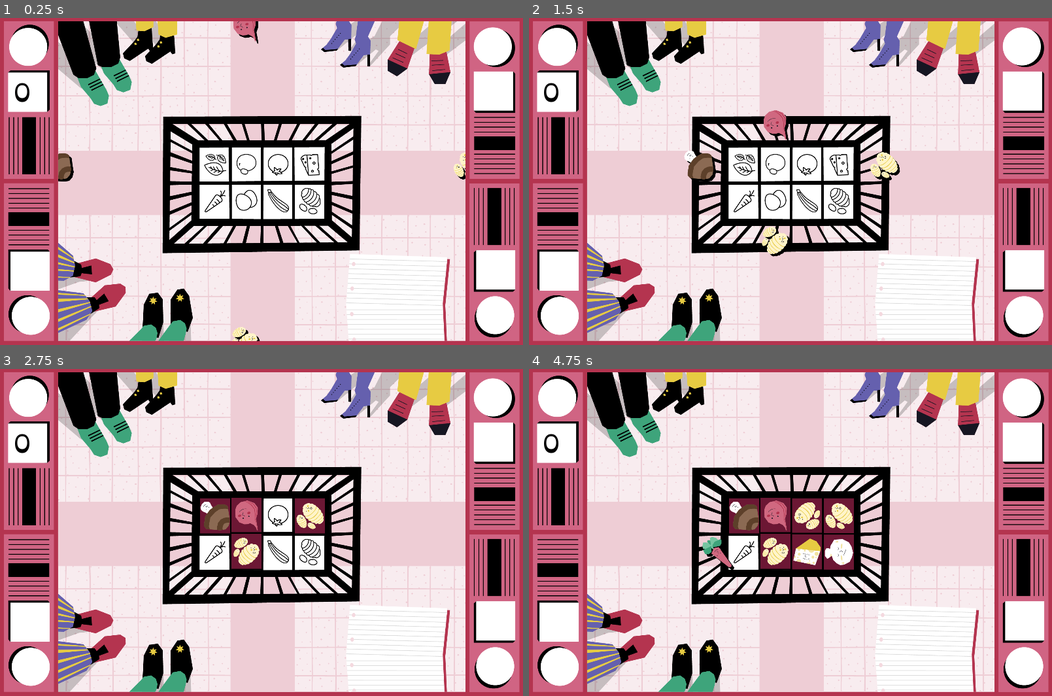
Above: before the commit, frames 1-4 (two rows, left to right).
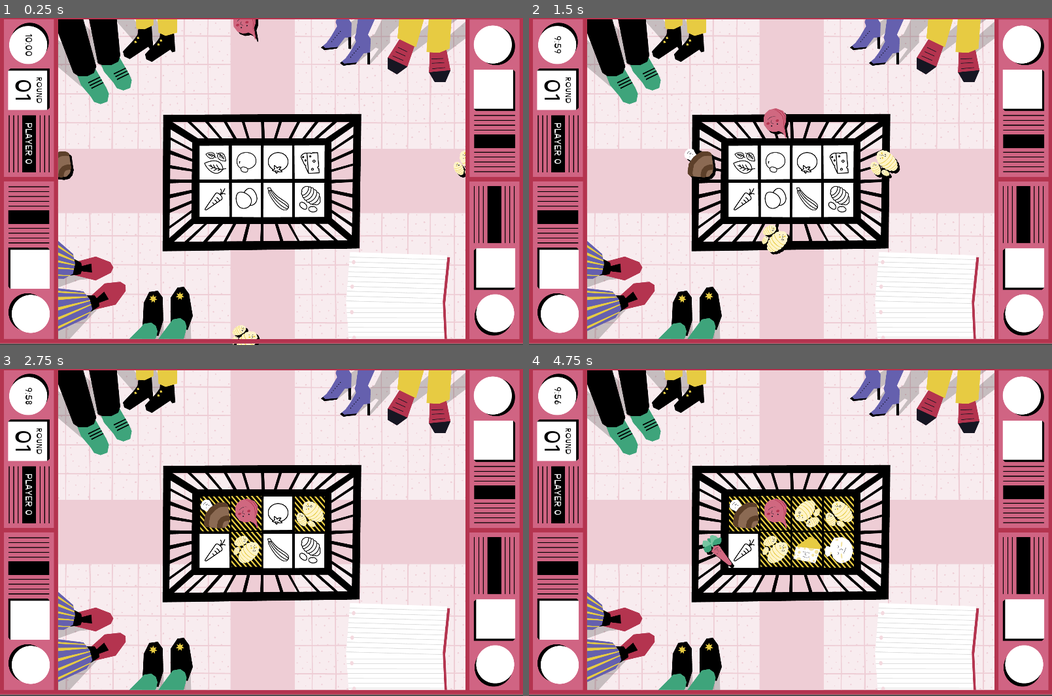
Above: after the commit, the same moments.

Repository: nuco-san/rotary_game
Game: Godot game, scene res://Scenes/Minigioco_1.tscn
Same seed, same stepped clock (60 frames per second), same inputs: the game is played once before the commit and once after it.
Inputs:
- Up to frame 1 (0.25 s): no input
- Up to frame 2 (1.5 s): no input
- Up to frame 3 (2.75 s): no input
- Up to frame 4 (4.75 s): no input

The runs differ from the first frame. In frame 1, 16% of the frame differs, in the area x 0-100%, y 0-100%; in frame 2, 16%; in frame 3, 16%; in frame 4, 17%.

Commit message:
aggiunto macro funzionalità di round e timer

Diff:
--- a/Global.gd
+++ b/Global.gd
@@ -1,4 +1,33 @@
-extends Node
+extends Node2D
 
 
+var time_left := 600
+var current_minigame := 0
+var current_round := 1
+
 signal track_filled
+signal timer_updated
+signal round_updated
+
+
+func _ready():
+	next_minigame()
+
+
+func next_minigame():
+	current_round = 1
+	current_minigame += 1
+	$LevelTimer.start()
+
+
+func increase_round():
+	get_tree().change_scene("res://Scenes/Minigioco_1.tscn")
+	current_round += 1
+	emit_signal("round_updated", current_round)
+
+
+func _on_LevelTimer_timeout():
+	time_left -= 1
+	emit_signal("timer_updated", time_left)
+	if time_left <= 0:
+		next_minigame()
--- a/Scenes/FoodTrack.gd
+++ b/Scenes/FoodTrack.gd
@@ -48,11 +48,13 @@
 func _on_destination_area_entered(area):
 	if acceptable_id == area.food_id:
 		if not is_filled_correctly:
-			$FinishingPoint/FoodBackground.texture = load("res://04_Sprite_EXPORT_ROTARY/Slot_corretto.png")
+			$FinishingPoint/FoodBackgroundCorrect.show()
+			$FinishingPoint/FoodBackgroundWrong.hide()
 			is_filled_correctly = true
 			Global.emit_signal("track_filled", true)
 	else:
-		$FinishingPoint/FoodBackground.texture = load("res://04_Sprite_EXPORT_ROTARY/Slot_sbagliato.png")
+		$FinishingPoint/FoodBackgroundCorrect.hide()
+		$FinishingPoint/FoodBackgroundWrong.show()
 		if is_filled_correctly:
 			is_filled_correctly = false
 			Global.emit_signal("track_filled", false)
@@ -77,7 +79,8 @@
 		yield($TransparencyAnimation, "animation_finished")
 		$FinishingPoint/ArrivedFoodSprite.modulate = Color.white
 		$FinishingPoint/ArrivedFoodSprite.texture = null
-		$FinishingPoint/FoodBackground.texture = null
+		$FinishingPoint/FoodBackgroundCorrect.hide()
+		$FinishingPoint/FoodBackgroundWrong.hide()
 	$ClearButtonTimer.start()
 
 
--- a/Scenes/FoodTrack.tscn
+++ b/Scenes/FoodTrack.tscn
@@ -1,11 +1,23 @@
-[gd_scene load_steps=10 format=2]
+[gd_scene load_steps=15 format=2]
 
 [ext_resource path="res://Scenes/FoodTrack.gd" type="Script" id=1]
 [ext_resource path="res://Scenes/MovingFood.tscn" type="PackedScene" id=2]
 [ext_resource path="res://all_foods.tres" type="Resource" id=3]
+[ext_resource path="res://04_Sprite_EXPORT_ROTARY/Slot_sbagliato_1.png" type="Texture" id=4]
+[ext_resource path="res://04_Sprite_EXPORT_ROTARY/Slot_sbagliato_2.png" type="Texture" id=5]
+[ext_resource path="res://04_Sprite_EXPORT_ROTARY/Slot_corretto.png" type="Texture" id=6]
+[ext_resource path="res://04_Sprite_EXPORT_ROTARY/Slot_sbagliato_3.png" type="Texture" id=7]
 
 [sub_resource type="RectangleShape2D" id=1]
 extents = Vector2( 28, 29 )
+
+[sub_resource type="SpriteFrames" id=7]
+animations = [ {
+"frames": [ ExtResource( 4 ), ExtResource( 5 ), ExtResource( 7 ) ],
+"loop": true,
+"name": "New Anim",
+"speed": 5.0
+} ]
 
 [sub_resource type="RectangleShape2D" id=2]
 extents = Vector2( 56, 66 )
@@ -105,8 +117,19 @@
 
 [node name="FoodIcon" type="Sprite" parent="FinishingPoint"]
 
-[node name="FoodBackground" type="Sprite" parent="FinishingPoint"]
+[node name="FoodBackgroundCorrect" type="Sprite" parent="FinishingPoint"]
+visible = false
 scale = Vector2( 1.1, 1.1 )
+texture = ExtResource( 6 )
+
+[node name="FoodBackgroundWrong" type="AnimatedSprite" parent="FinishingPoint"]
+visible = false
+scale = Vector2( 1.1, 1.1 )
+frames = SubResource( 7 )
+animation = "New Anim"
+frame = 1
+speed_scale = 1.4
+playing = true
 
 [node name="ArrivedFoodSprite" type="Sprite" parent="FinishingPoint"]
 
--- /dev/null
+++ b/Scenes/Global.tscn
@@ -0,0 +1,10 @@
+[gd_scene load_steps=2 format=2]
+
+[ext_resource path="res://Global.gd" type="Script" id=1]
+
+[node name="Global" type="Node2D"]
+script = ExtResource( 1 )
+
+[node name="LevelTimer" type="Timer" parent="."]
+
+[connection signal="timeout" from="LevelTimer" to="." method="_on_LevelTimer_timeout"]
--- a/Scenes/Minigioco_1.gd
+++ b/Scenes/Minigioco.gd
@@ -1,7 +1,4 @@
 extends Node2D
-
-export(NodePath) var score_label_path
-onready var score_label : Label = get_node(score_label_path)
 
 
 var score := 0
@@ -16,4 +13,6 @@
 		score += 1
 	else:
 		score -= 1
-	score_label.text = str(score)
+	if score == 8:
+		score = 0
+		Global.increase_round()
--- a/Scenes/Minigioco_1.tscn
+++ b/Scenes/Minigioco_1.tscn
@@ -1,18 +1,14 @@
-[gd_scene load_steps=7 format=2]
+[gd_scene load_steps=6 format=2]
 
 [ext_resource path="res://02_Sfondi_EXPORT_ROTARY/Sfondo_1_sopra.png" type="Texture" id=1]
 [ext_resource path="res://02_Sfondi_EXPORT_ROTARY/Sfondo_1_sotto.png" type="Texture" id=2]
 [ext_resource path="res://Scenes/TrackManager.tscn" type="PackedScene" id=3]
-[ext_resource path="res://Scenes/Minigioco_1.gd" type="Script" id=4]
-[ext_resource path="res://00_Font_ROTARY/Inconstant-Base100.ttf" type="DynamicFontData" id=5]
-
-[sub_resource type="DynamicFont" id=1]
-size = 100
-font_data = ExtResource( 5 )
+[ext_resource path="res://Scenes/Minigioco.gd" type="Script" id=4]
+[ext_resource path="res://Scenes/PlayerUI.tscn" type="PackedScene" id=6]
 
 [node name="Minigioco_1" type="Node2D"]
+position = Vector2( 0, -7 )
 script = ExtResource( 4 )
-score_label_path = NodePath("UI/Label")
 
 [node name="Sfondo_sotto" type="Sprite" parent="."]
 position = Vector2( 961, 598 )
@@ -43,6 +39,9 @@
 [node name="FinishingPoint" parent="TrackManagerRight/FoodTrack_1" index="0"]
 position = Vector2( -659, 0 )
 
+[node name="FoodBackgroundWrong" parent="TrackManagerRight/FoodTrack_1/FinishingPoint" index="3"]
+frame = 0
+
 [node name="FoodTrack_2" parent="TrackManagerRight" index="1"]
 position = Vector2( 0, 133 )
 acceptable_id = "Gnocchi"
@@ -50,6 +49,9 @@
 
 [node name="FinishingPoint" parent="TrackManagerRight/FoodTrack_2" index="0"]
 position = Vector2( -659, 0 )
+
+[node name="FoodBackgroundWrong" parent="TrackManagerRight/FoodTrack_2/FinishingPoint" index="3"]
+frame = 0
 
 [node name="TrackManagerTop" parent="." instance=ExtResource( 3 )]
 position = Vector2( 897, -41 )
@@ -61,6 +63,9 @@
 [node name="FinishingPoint" parent="TrackManagerTop/FoodTrack_1" index="0"]
 position = Vector2( 8, 578 )
 
+[node name="FoodBackgroundWrong" parent="TrackManagerTop/FoodTrack_1/FinishingPoint" index="3"]
+frame = 0
+
 [node name="FoodTrack_2" parent="TrackManagerTop" index="1"]
 position = Vector2( 117, -1 )
 acceptable_id = "Pomodoro"
@@ -68,6 +73,9 @@
 
 [node name="FinishingPoint" parent="TrackManagerTop/FoodTrack_2" index="0"]
 position = Vector2( 7, 581 )
+
+[node name="FoodBackgroundWrong" parent="TrackManagerTop/FoodTrack_2/FinishingPoint" index="3"]
+frame = 0
 
 [node name="TrackManagerBottom" parent="." instance=ExtResource( 3 )]
 position = Vector2( 897, 1257 )
@@ -78,12 +86,18 @@
 [node name="FinishingPoint" parent="TrackManagerBottom/FoodTrack_1" index="0"]
 position = Vector2( 8, -588 )
 
+[node name="FoodBackgroundWrong" parent="TrackManagerBottom/FoodTrack_1/FinishingPoint" index="3"]
+frame = 0
+
 [node name="FoodTrack_2" parent="TrackManagerBottom" index="1"]
 position = Vector2( 117, -1 )
 acceptable_id = "Zucchina"
 
 [node name="FinishingPoint" parent="TrackManagerBottom/FoodTrack_2" index="0"]
 position = Vector2( 7, -585 )
+
+[node name="FoodBackgroundWrong" parent="TrackManagerBottom/FoodTrack_2/FinishingPoint" index="3"]
+frame = 0
 
 [node name="Sfondo_sopra" type="Sprite" parent="."]
 position = Vector2( 961, 601 )
@@ -96,14 +110,7 @@
 anchor_right = 1.0
 anchor_bottom = 1.0
 
-[node name="Label" type="Label" parent="UI"]
-margin_left = 48.0
-margin_top = 228.0
-margin_right = 88.0
-margin_bottom = 242.0
-custom_colors/font_color = Color( 0, 0, 0, 1 )
-custom_fonts/font = SubResource( 1 )
-text = "0"
+[node name="PlayerUI" parent="UI" instance=ExtResource( 6 )]
 
 [editable path="TrackManagerLeft"]
 [editable path="TrackManagerRight"]
--- /dev/null
+++ b/Scenes/PlayerUI.gd
@@ -0,0 +1,19 @@
+extends Control
+
+export(int) var player_id
+
+func _ready():
+	Global.connect("timer_updated", self, "update_timer")
+	Global.connect("round_updated", self, "update_round")
+	$PlayerLabel.text = "Player " + str(player_id)
+
+
+
+func update_timer(time):
+	var minutes = floor(time / 60)
+	var seconds = time - minutes * 60
+	$TimerLabel.text = str(minutes) + ":" + str(seconds)
+
+
+func update_round(_round):
+	$RoundContainer/RoundValue.text = "0" + str(_round)
--- /dev/null
+++ b/Scenes/PlayerUI.tscn
@@ -0,0 +1,79 @@
+[gd_scene load_steps=6 format=2]
+
+[ext_resource path="res://00_Font_ROTARY/Inconstant-Base100.ttf" type="DynamicFontData" id=1]
+[ext_resource path="res://Scenes/PlayerUI.gd" type="Script" id=2]
+
+[sub_resource type="DynamicFont" id=2]
+size = 34
+font_data = ExtResource( 1 )
+
+[sub_resource type="DynamicFont" id=3]
+size = 28
+font_data = ExtResource( 1 )
+
+[sub_resource type="DynamicFont" id=4]
+size = 80
+font_data = ExtResource( 1 )
+
+[node name="PlayerUI" type="Control"]
+margin_left = 15.0
+margin_top = 12.0
+margin_right = 197.0
+margin_bottom = 589.0
+script = ExtResource( 2 )
+
+[node name="TimerLabel" type="Label" parent="."]
+margin_left = 115.0
+margin_top = 43.0
+margin_right = 217.0
+margin_bottom = 96.0
+rect_rotation = 90.0
+custom_colors/font_color = Color( 0, 0, 0, 1 )
+custom_fonts/font = SubResource( 2 )
+text = "10:00"
+align = 1
+valign = 1
+
+[node name="RoundContainer" type="Control" parent="."]
+margin_left = 14.0
+margin_top = 191.0
+margin_right = 155.0
+margin_bottom = 331.0
+
+[node name="RoundLabel" type="Label" parent="RoundContainer"]
+margin_left = 140.0
+margin_top = 18.0
+margin_right = 242.0
+margin_bottom = 71.0
+rect_rotation = 90.0
+custom_colors/font_color = Color( 0, 0, 0, 1 )
+custom_fonts/font = SubResource( 3 )
+text = "Round"
+align = 1
+valign = 1
+uppercase = true
+
+[node name="RoundValue" type="Label" parent="RoundContainer"]
+margin_left = 93.0
+margin_top = 18.0
+margin_right = 195.0
+margin_bottom = 102.0
+rect_rotation = 90.0
+custom_colors/font_color = Color( 0, 0, 0, 1 )
+custom_fonts/font = SubResource( 4 )
+text = "01"
+align = 1
+valign = 1
+uppercase = true
+
+[node name="PlayerLabel" type="Label" parent="."]
+margin_left = 115.0
+margin_top = 379.0
+margin_right = 265.0
+margin_bottom = 432.0
+rect_rotation = 90.0
+custom_fonts/font = SubResource( 2 )
+text = "Player 1"
+align = 1
+valign = 1
+uppercase = true
--- a/project.godot
+++ b/project.godot
@@ -25,7 +25,7 @@
 
 [autoload]
 
-Global="*res://Global.gd"
+Global="*res://Scenes/Global.tscn"
 
 [display]
 
Binary file added: 04_Sprite_EXPORT_ROTARY/Slot_sbagliato_1.png
Not shown, added: 04_Sprite_EXPORT_ROTARY/Slot_sbagliato_1.png.import
Binary file added: 04_Sprite_EXPORT_ROTARY/Slot_sbagliato_2.png
Not shown, added: 04_Sprite_EXPORT_ROTARY/Slot_sbagliato_2.png.import
Binary file added: 04_Sprite_EXPORT_ROTARY/Slot_sbagliato_3.png
Not shown, added: 04_Sprite_EXPORT_ROTARY/Slot_sbagliato_3.png.import
